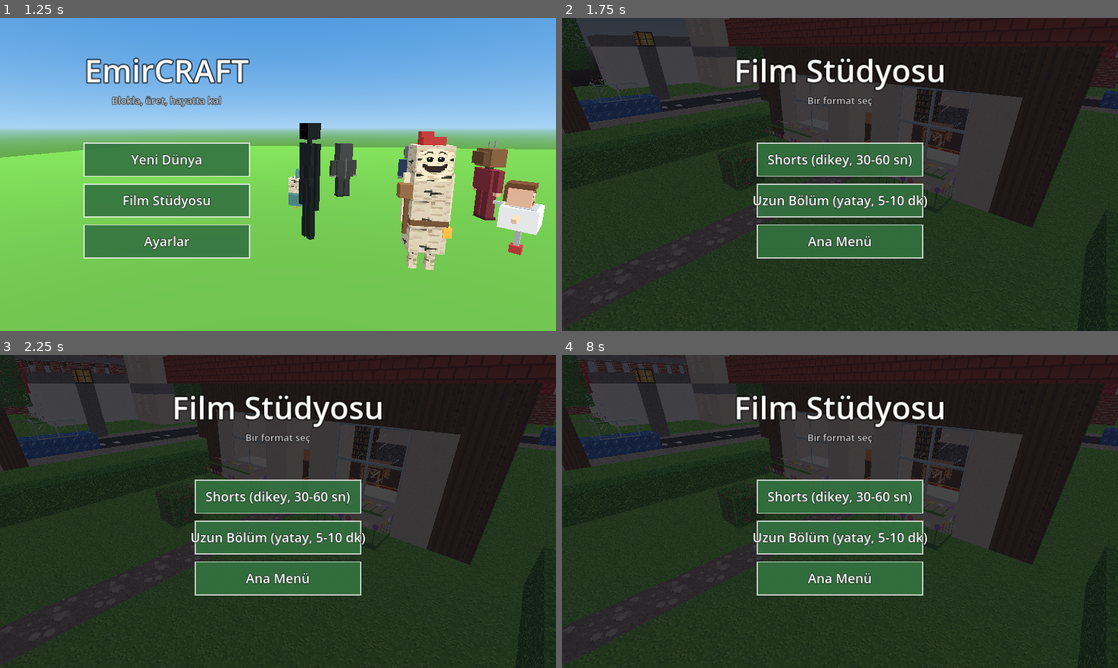
Above: before the commit, frames 1-4 (two rows, left to right).
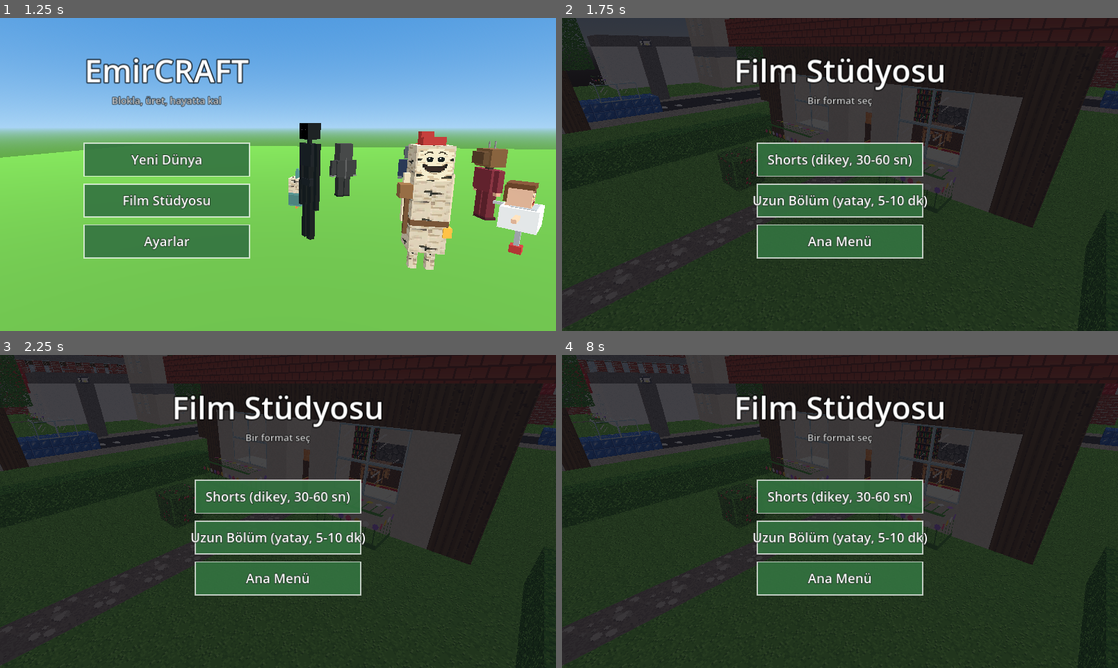
Above: after the commit, the same moments.

Repository: exposhoes/test-project
Game: Godot game, scene res://scenes/menu.tscn
Same seed, same stepped clock (60 frames per second), same inputs: the game is played once before the commit and once after it.
Inputs (mouse positions are in pixels of both pictures, inside the frame that each line leads up to):
- Up to frame 1 (1.25 s): tap Enter at 0.5 s; move the mouse to (400, 158) at 0.52 s; hold D from 0.53 s (still down); tap E at 0.6 s; click (400, 158) at 0.67 s; tap Space at 0.77 s
- Up to frame 2 (1.75 s): release D at 1.25 s; drag from (728, 190) to (812, 237) at 1.27 s
- Up to frame 3 (2.25 s): move the mouse to (333, 442) at 2.02 s; hold D from 2.03 s (still down); tap 1 at 2.1 s
- Up to frame 4 (8 s): release D at 2.75 s; tap Space at 2.75, 3.77, 6.77 s; drag from (812, 574) to (673, 464) at 2.77 s; move the mouse to (1006, 558) at 3.52 s; hold A 3.53-4.25 s; tap E at 3.6, 6.6 s; drag from (673, 464) to (756, 433) at 4.27 s; move the mouse to (867, 511) at 5.02 s; hold S 5.03-5.75 s; tap 1 at 5.1 s; click (867, 511) at 5.17 s; drag from (756, 433) to (728, 527) at 5.77 s; move the mouse to (962, 495) at 6.52 s; hold W 6.53-7.25 s; drag from (728, 527) to (812, 574) at 7.27 s

Frame 1 is identical in both runs. In frame 2, 0.1% of the frame differs, in the area x 12-71%, y 4-42%; in frame 3, 0.1%; in frame 4, 0.1%.

Commit message:
fix: tüm model eşyalarda kenar beyazlıkları; feat: fener modeli (tavana asılı, hafif ışıyan)
Görseller tools/art/sources altında; tools/art/build_models.py hepsini sıkı
kırpım + kenar temizliğiyle yeniden üretir.

Co-Authored-By: Claude Opus 5.5 <noreply@anthropic.com>
Claude-Session: https://claude.ai/code/session_01VF2h6snkXtCQi9ysLrDNVf

Diff:
--- a/scripts/world/blocks.gd
+++ b/scripts/world/blocks.gd
@@ -86,7 +86,7 @@
 	CEILING_LIGHT: {"name": "Floresan Lamba", "all": "ceiling_light"},
 	FACTORY_PORTAL: {"name": "Fabrika Kapısı", "top": "planks", "side": "factory_portal", "bottom": "planks"},
 	PLAYROOM_WALL: {"name": "Oyun Odası Duvarı", "all": "playroom_wall"},
-	LANTERN: {"name": "Fener", "all": "lantern", "light": true},
+	LANTERN: {"name": "Fener", "all": "lantern", "light": true, "transparent": true, "model": true, "model_height": 1.0},
 	BED: {"name": "Yatak", "top": "bed_top", "side": "bed_side", "bottom": "planks", "transparent": true, "model": true, "model_height": 0.5625},
 	BERRY_BUSH: {"name": "Çilek Çalısı", "all": "berry_bush", "transparent": true},
 	CHEST: {"name": "Sandık", "top": "chest_top", "side": "chest_side", "bottom": "planks", "transparent": true, "model": true, "model_height": 0.88},
--- a/scripts/world/cube_model.gd
+++ b/scripts/world/cube_model.gd
@@ -8,6 +8,9 @@
 	Blocks.BOOKSHELF: {"texture": "res://assets/textures/models/bookshelf.png", "size": 1.0, "front": "all"},
 	Blocks.CHEST: {"texture": "res://assets/textures/models/chest.png", "size": 0.88, "front": "one"},
 	Blocks.FURNACE: {"texture": "res://assets/textures/models/furnace.png", "size": 1.0, "front": "one"},
+	# Fener: her yandan görünür, küçük, yanan (hafif ışıma), altı kapalı.
+	Blocks.LANTERN: {"texture": "res://assets/textures/models/lantern.png", "size": 0.62, "front": "all",
+		"cutout": true, "bottom": true, "glow": 0.35, "hang": true},
 	# Altı açık masa: siyah arka plan şeffaf ("cutout"), alt yüz yok, blok yüksekliğinin %80'i.
 	Blocks.CRAFTING_TABLE: {"texture": "res://assets/textures/models/crafting_table.png", "size": 1.0,
 		"front": "one", "cutout": true, "height": 0.8},
@@ -38,12 +41,17 @@
 				break
 	if mask == 0 and DEFS[id]["front"] == "one":
 		mask = 1 << 2  # her yan kapalıysa +Z
+	var root := Node3D.new()
+	root.name = "Model"
 	var mi := MeshInstance3D.new()
-	mi.name = "Model"
 	mi.mesh = _mesh(id, mask)
 	mi.scale.y = DEFS[id].get("height", 1.0)
+	# "hang": üstü doluysa (tavan) bloğun üstüne yaslanır, tavana asılı görünür.
+	if DEFS[id].get("hang", false) and not is_open.call(pos + Vector3i.UP):
+		mi.position.y = 1.0 - float(DEFS[id]["size"])
+	root.add_child(mi)
 	mi.cast_shadow = GeometryInstance3D.SHADOW_CASTING_SETTING_OFF
-	return mi
+	return root
 
 
 static func _mesh(id: int, mask: int) -> ArrayMesh:
@@ -63,6 +71,10 @@
 			m.transparency = BaseMaterial3D.TRANSPARENCY_ALPHA_SCISSOR
 			m.alpha_scissor_threshold = 0.5
 			m.cull_mode = BaseMaterial3D.CULL_DISABLED
+		if DEFS[id].has("glow"):
+			m.emission_enabled = true
+			m.emission_texture = m.albedo_texture
+			m.emission_energy_multiplier = DEFS[id]["glow"]
 		_materials[id] = m
 	var size: float = DEFS[id]["size"]
 	var st := SurfaceTool.new()
@@ -72,8 +84,8 @@
 		var d: Vector3i = SIDES[i]
 		_face(st, Vector3(d), 0 if (mask >> i) & 1 == 1 else 1, size)
 	_face(st, Vector3.UP, 2, size)
-	if not DEFS[id].get("cutout", false):
-		_face(st, Vector3.DOWN, 1, size)
+	if not DEFS[id].get("cutout", false) or DEFS[id].get("bottom", false):
+		_face(st, Vector3.DOWN, 2, size)
 	var mesh := st.commit()
 	mesh.surface_set_material(0, _materials[id])
 	_meshes[key] = mesh
--- a/scripts/world/world.gd
+++ b/scripts/world/world.gd
@@ -157,7 +157,7 @@
 		_models[pos] = node
 
 
-const MODEL_BLOCKS := [Blocks.BED, Blocks.BOOKSHELF, Blocks.CHEST, Blocks.CRAFTING_TABLE, Blocks.FURNACE]
+const MODEL_BLOCKS := [Blocks.BED, Blocks.BOOKSHELF, Blocks.CHEST, Blocks.CRAFTING_TABLE, Blocks.FURNACE, Blocks.LANTERN]
 
 
 ## Chunk ilk kez mesh'lenirken içindeki model bloklarını kurar.
--- a/tests/bed_preview.gd
+++ b/tests/bed_preview.gd
@@ -25,6 +25,9 @@
 	if args.has("firin"):  # "firin": mutfaktaki fırın (ev 7,0,0)
 		cam_pos = FilmSets.point("ev.yatak") + Vector3(4.0, 1.4, 1.6)
 		look = FilmSets.point("ev.yatak") + Vector3(5.5, 0.4, -1.5)
+	if args.has("fener"):  # "fener": salon tavanındaki fener (ev 4,3,2)
+		cam_pos = FilmSets.point("ev.yatak") + Vector3(4.2, 1.2, 3.2)
+		look = FilmSets.point("ev.yatak") + Vector3(3.0, 2.3, 0.5)
 	if args.has("masa"):  # "masa": salondaki çalışma masası (ev 5,0,3)
 		cam_pos = FilmSets.point("ev.yatak") + Vector3(1.6, 1.3, 3.6)
 		look = FilmSets.point("ev.yatak") + Vector3(4.0, 0.3, 1.4)
Binary file changed: assets/textures/blocks/bookshelf.png
Binary file changed: assets/textures/blocks/chest_side.png
Binary file changed: assets/textures/blocks/chest_top.png
Binary file changed: assets/textures/blocks/crafting_side.png
Binary file changed: assets/textures/blocks/crafting_top.png
Binary file changed: assets/textures/blocks/furnace_side.png
Binary file changed: assets/textures/blocks/furnace_top.png
Binary file changed: assets/textures/blocks/lantern.png
Binary file changed: assets/textures/models/bookshelf.png
Binary file changed: assets/textures/models/chest.png
Binary file changed: assets/textures/models/crafting_table.png
Binary file changed: assets/textures/models/furnace.png
(and 24 more such lines)
